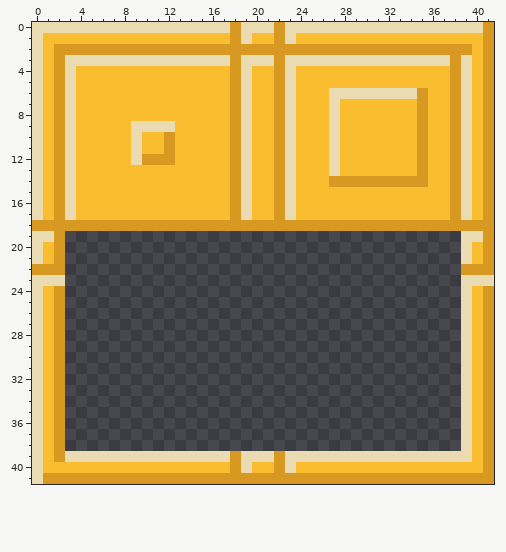
Pixel-art sprite, stored at includes/globals/borders/yellow.png. Above, as it was before the edit.
The file is 42x42 pixels.
The result:
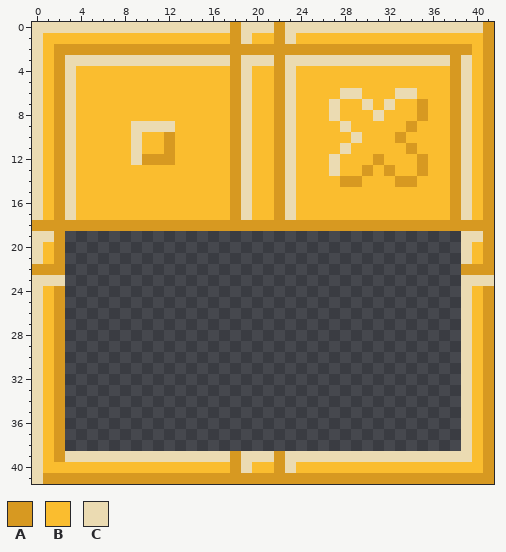
Palette (. is transparent): A #d79921  B #fabd2f  C #ebdbb2
Changes in this commit:
@@ x 25..37 @@
  5 BBBBBBBBBBBBB
- 6 BBCCCCCCCCABB
- 7 BBCBBBBBBBABB
- 8 BBCBBBBBBBABB
- 9 BBCBBBBBBBABB
-10 BBCBBBBBBBABB
-11 BBCBBBBBBBABB
-12 BBCBBBBBBBABB
-13 BBCBBBBBBBABB
-14 BBAAAAAAAAABB
+ 6 BBBCCBBBCCBBB
+ 7 BBCBBCBCBBABB
+ 8 BBCBBBCBBBABB
+ 9 BBBCBBBBBABBB
+10 BBBBCBBBABBBB
+11 BBBCBBBBBABBB
+12 BBCBBBABBBABB
+13 BBCBBABABBABB
+14 BBBAABBBAABBB
 15 BBBBBBBBBBBBB
